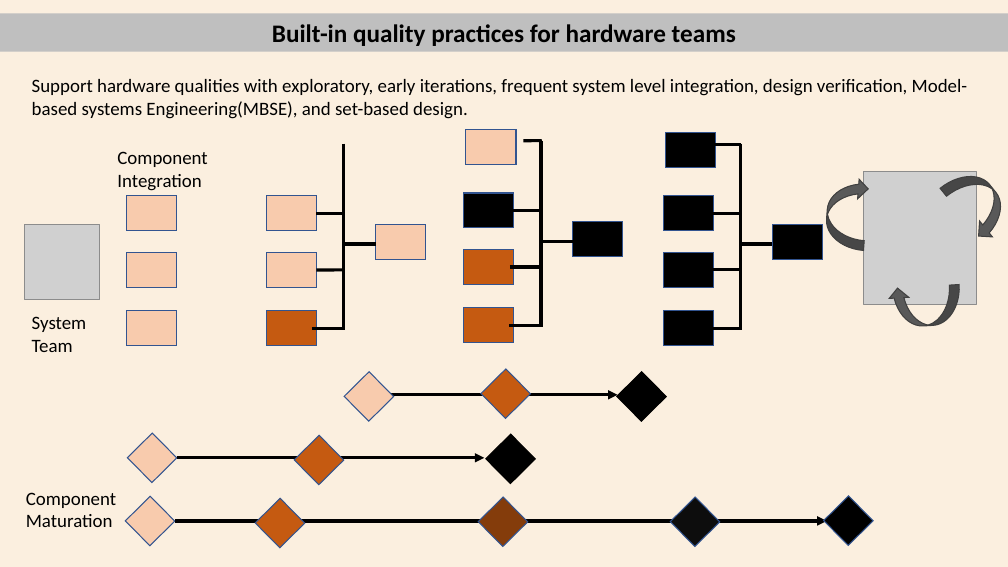
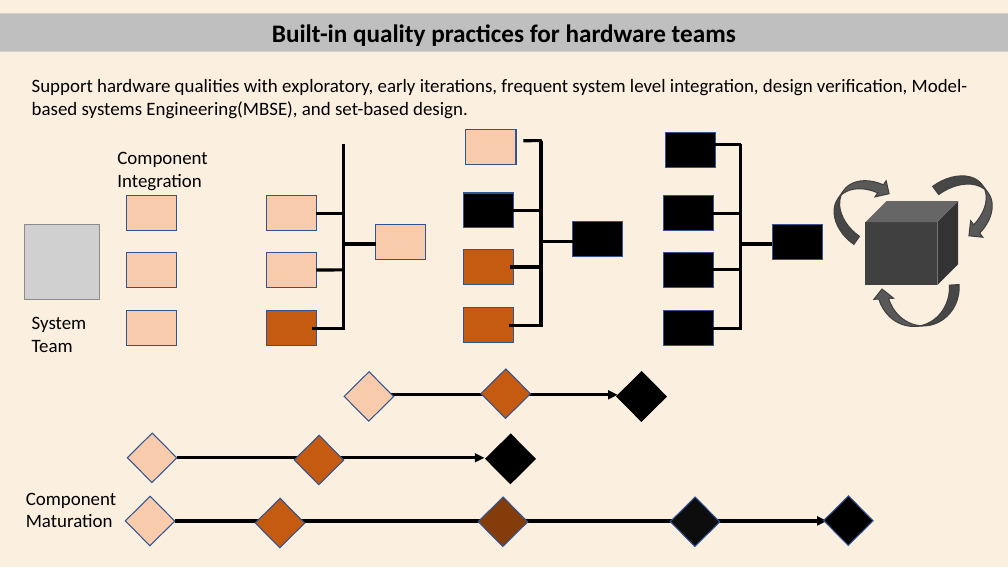
Before and after one commit to r5b6/ppt, a slide deck: slide 4 of agile rohit anish.pptx. Drawn at 1008x567 pixels with LibreOffice and Linux fonts; fonts in the diff are those of the drawing; grey boxes stand for pictures. Boxes give left, top, right and bottom in pixels: in the first picture for what was removed or moved away, otherwise in the second. Text is boxed around its words. In the diff, an @@ line names an element or a change of style, - is before the commit and + after.

```diff
--- a/agile rohit anish.pptx
+++ b/agile rohit anish.pptx
@@ curved down arrow at (822, 163, 895, 245): rotation 274 to 304 degrees @@
@@ picture removed at (864, 172, 977, 305) @@
@@ curved down arrow at (933, 162, 1008, 244): rotation 51 to 53 degrees @@
@@ cube added at (866, 201, 959, 285), fill #404040 @@
@@ curved down arrow: place and size @@
-curved down arrow at (888, 285, 962, 328)
+curved down arrow at (872, 285, 961, 329)
```
Also in this commit, not shown: 5 slides added.
